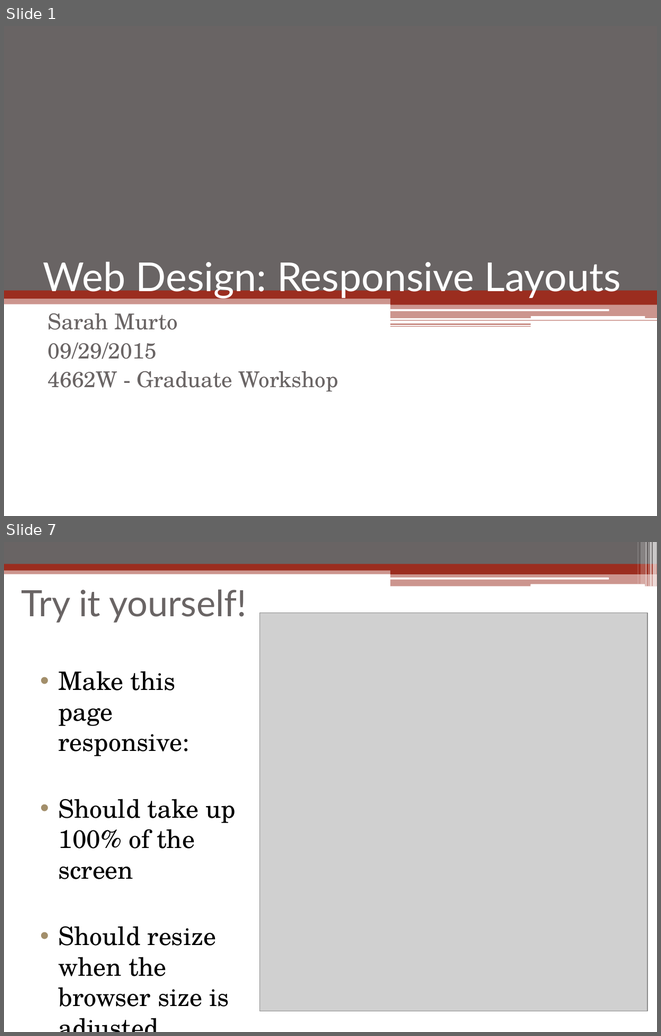
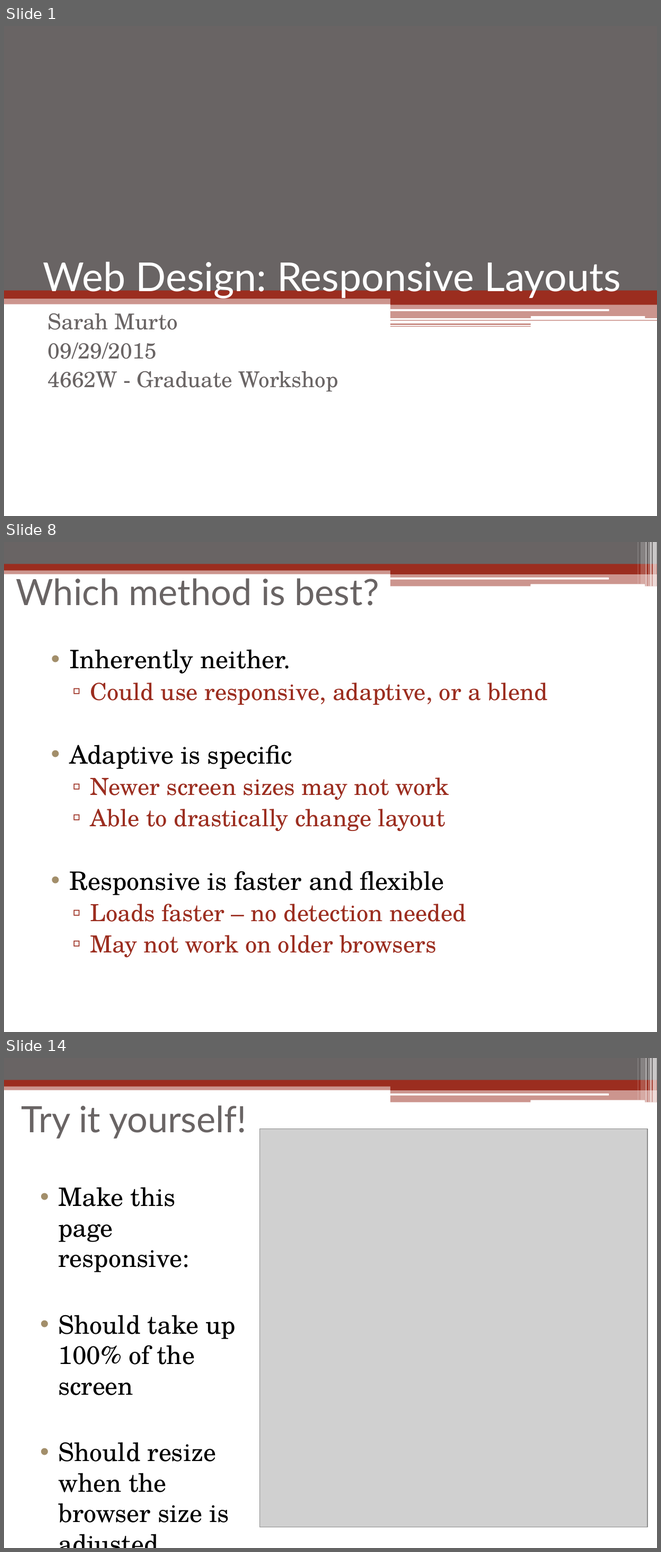
Before and after one commit to linuxbo/WriteDigTech, a slide deck: Workshop/Workshop_Sarah_Murto.pptx. Shown one above the other, each under a label of ours: slides 1 and 7 before the commit, slides 1, 8 and 14 after it; the slides between them are not shown. The pictures are 661x1036 and 661x1552 pixels, drawn with LibreOffice and Linux fonts; fonts in the diff are those of the drawing; grey boxes stand for pictures. Boxes give left, top, right and bottom in pixels: in the first picture for what was removed or moved away, otherwise in the second. Text is boxed around its words. In the diff, an @@ line names an element or a change of style, - is before the commit and + after.

```diff
--- a/Workshop/Workshop_Sarah_Murto.pptx
+++ b/Workshop/Workshop_Sarah_Murto.pptx
@@ slide 8 added at <box>4,542,657,1032</box>, background #FFFFFF; not listed: 13 template elements that a slide beside it also shows @@
@@ title added at <box>16,574,379,606</box>, 40 pt, text #696464 @@
+Which method is best?
@@ text added at <box>69,649,548,957</box>, 26 pt, text #9B2D1F @@
+• Inherently neither.
+  ▫ Could use responsive, adaptive, or a blend
+• Adaptive is specific
+  ▫ Newer screen sizes may not work
+  ▫ Able to drastically change layout
+• Responsive is faster and flexible
+  ▫ Loads faster – no detection needed
+  ▫ May not work on older browsers
@@ what was slide 7 is now slide 14 @@
```
Also in this commit, not shown: 5 slides changed, 10 other slides added, 5 slides removed, 1 other file.
